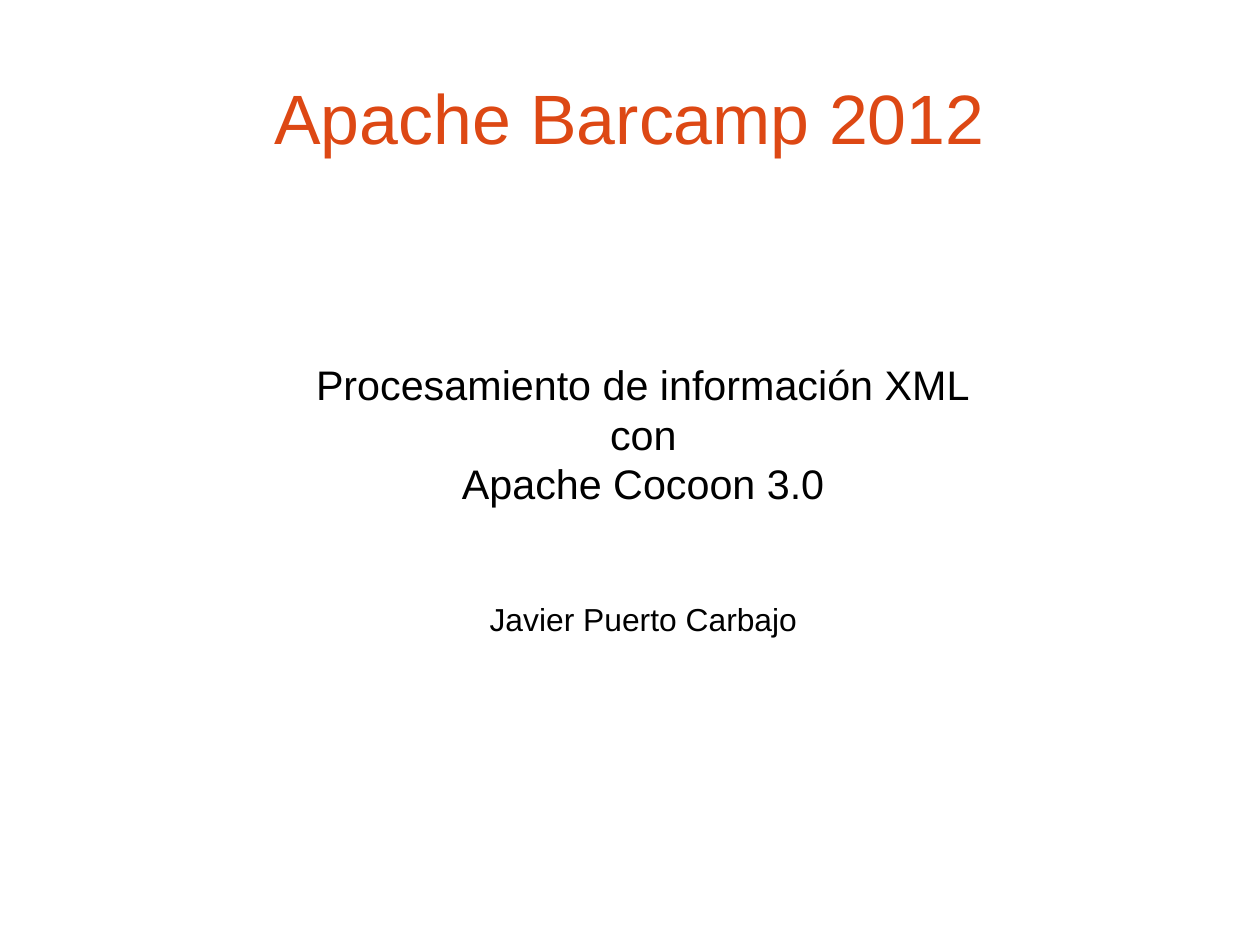
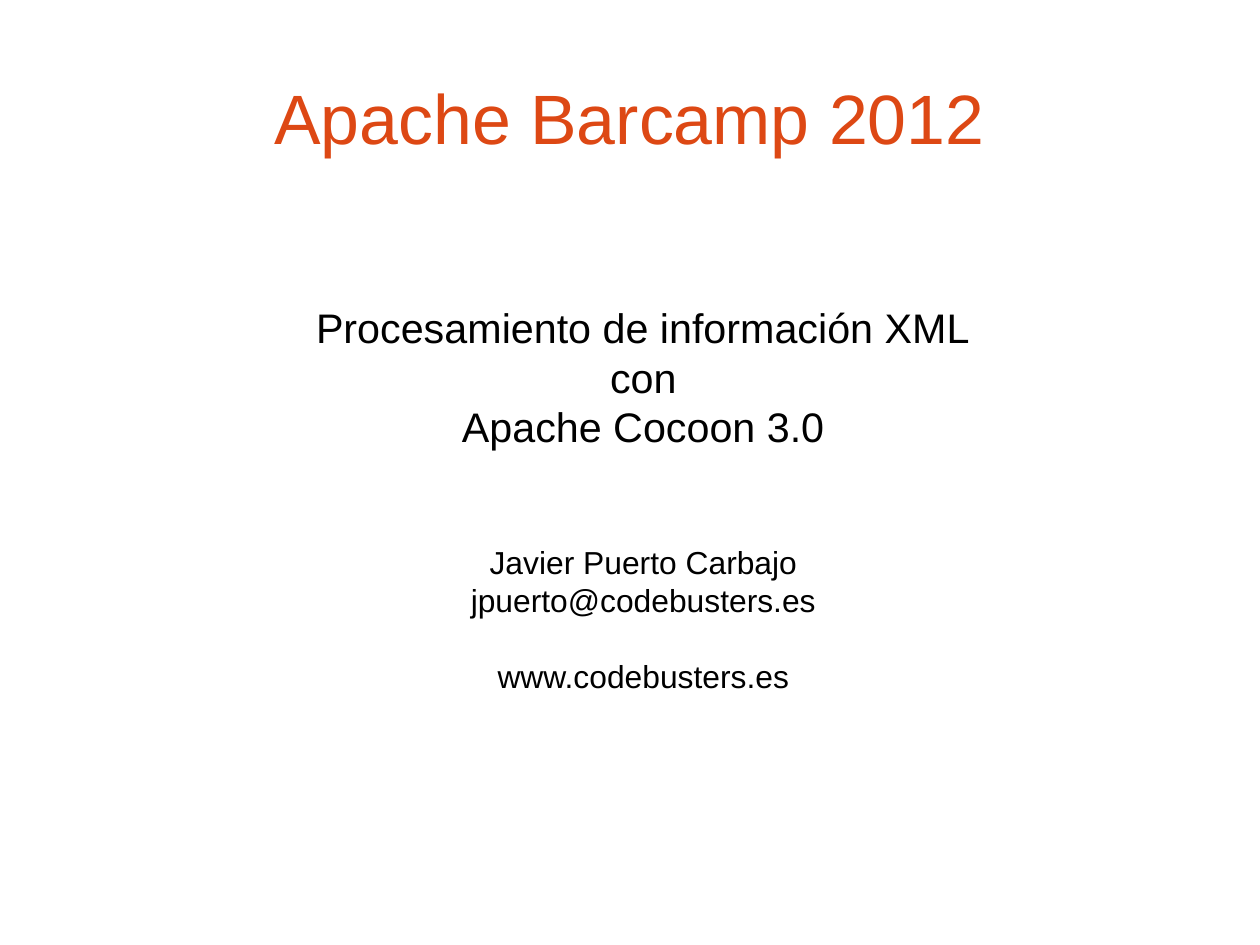
Before and after one commit to jpuerto/barcampes2012-cocoon, a slide deck: slide 1 of presentacion/Procesamiento de XML con Apache Cocoon 3.0.odp. Drawn at 1260x945 pixels with LibreOffice and Linux fonts; fonts in the diff are those of the drawing; background and template pictures are left out. Boxes give left, top, right and bottom in pixels: in the first picture for what was removed or moved away, otherwise in the second. Text is boxed around its words. In the diff, an @@ line names an element or a change of style, - is before the commit and + after.

```diff
--- a/presentacion/Procesamiento de XML con Apache Cocoon 3.0.odp
+++ b/presentacion/Procesamiento de XML con Apache Cocoon 3.0.odp
@@ subtitle at (471,589,816,689): paragraphs added @@
+jpuerto@codebusters.es
+www.codebusters.es
```
Also in this commit, not shown: 4 other slides changed, 13 slides added.
